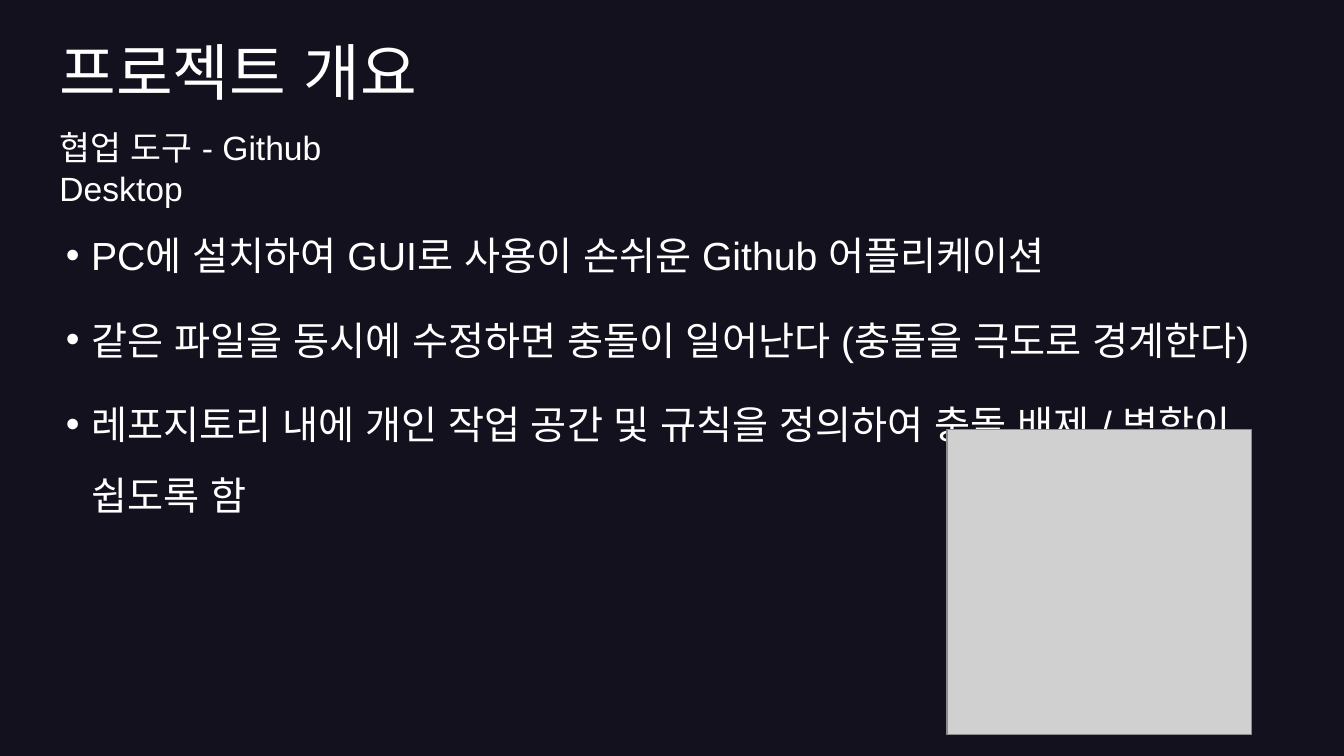
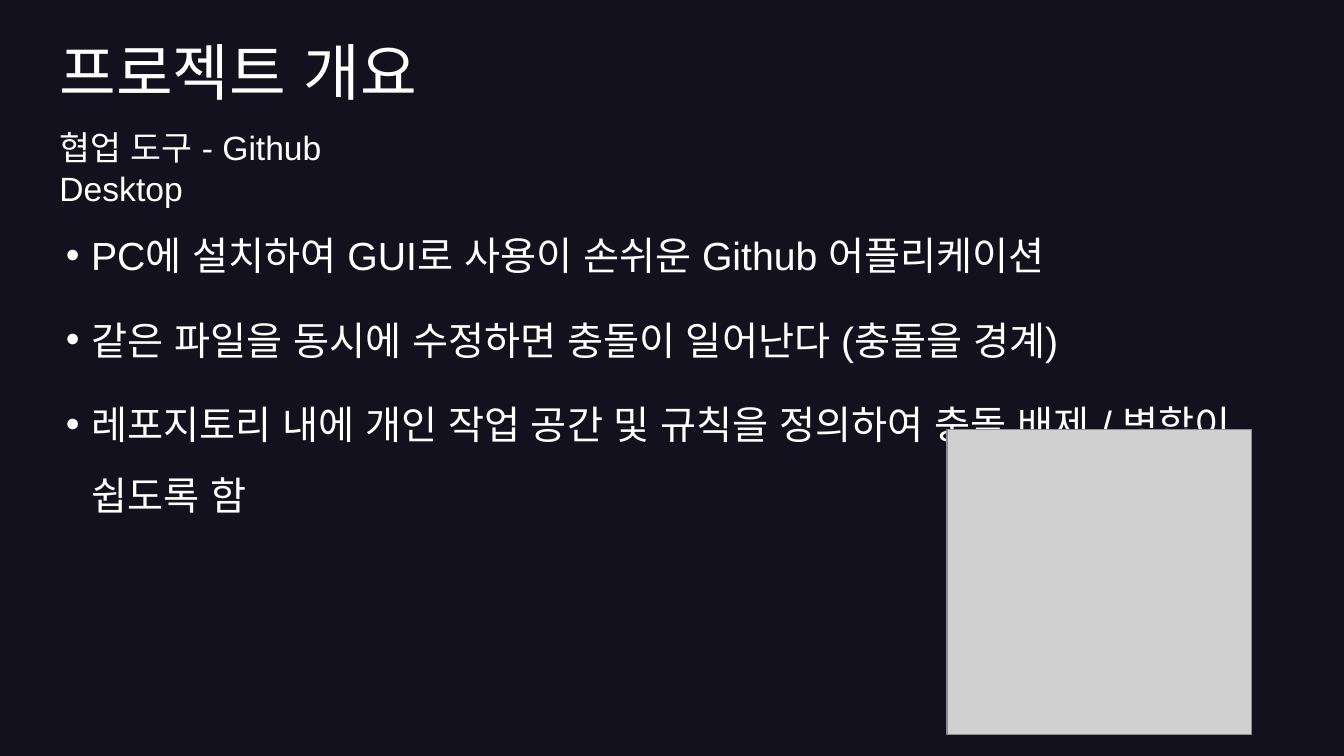
Before and after one commit to hyunkyumlee/FrontProject, a slide deck: slide 4 of 발표 자료/푸마_발표ppt.pptx. Drawn at 1344x756 pixels with LibreOffice and Linux fonts; fonts in the diff are those of the drawing; grey boxes stand for pictures. Boxes give left, top, right and bottom in pixels: in the first picture for what was removed or moved away, otherwise in the second. Text is boxed around its words. In the diff, an @@ line names an element or a change of style, - is before the commit and + after.

```diff
--- a/발표 자료/푸마_발표ppt.pptx
+++ b/발표 자료/푸마_발표ppt.pptx
@@ text at (x1=91, y1=322, x2=1058, y2=363): text changed @@
-• 같은 파일을 동시에 수정하면 충돌이 일어난다 (충돌을 극도로 경계한다)
+• 같은 파일을 동시에 수정하면 충돌이 일어난다 (충돌을 경계)
```
Also in this commit, not shown: 1 other slide changed, 1 other file.
